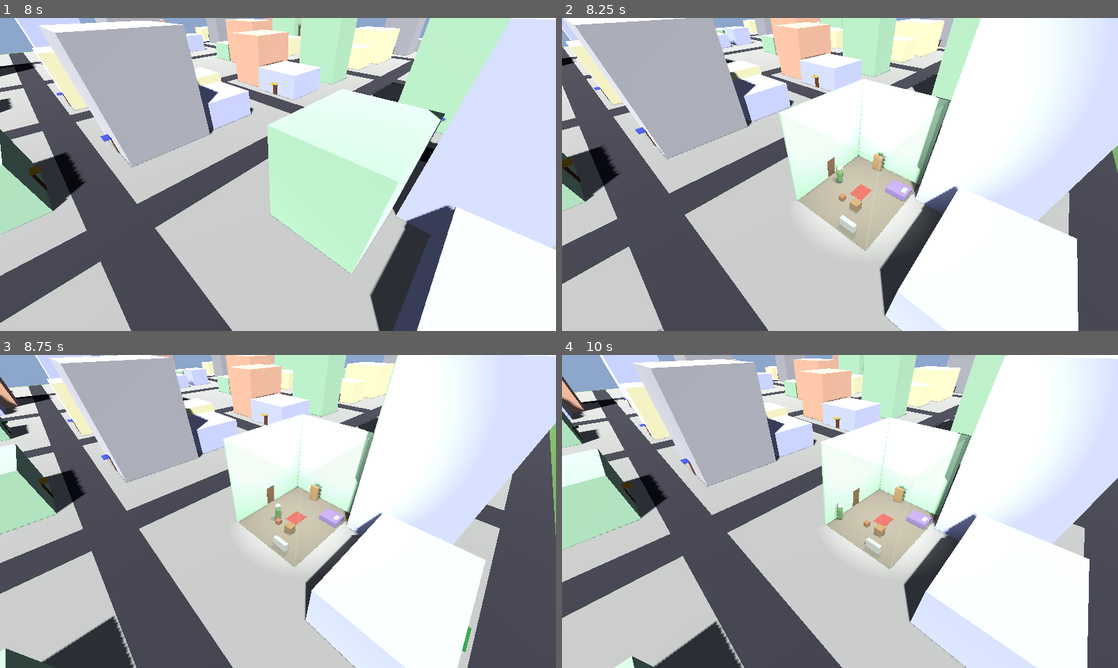
Above: before the commit, frames 1-4 (two rows, left to right).
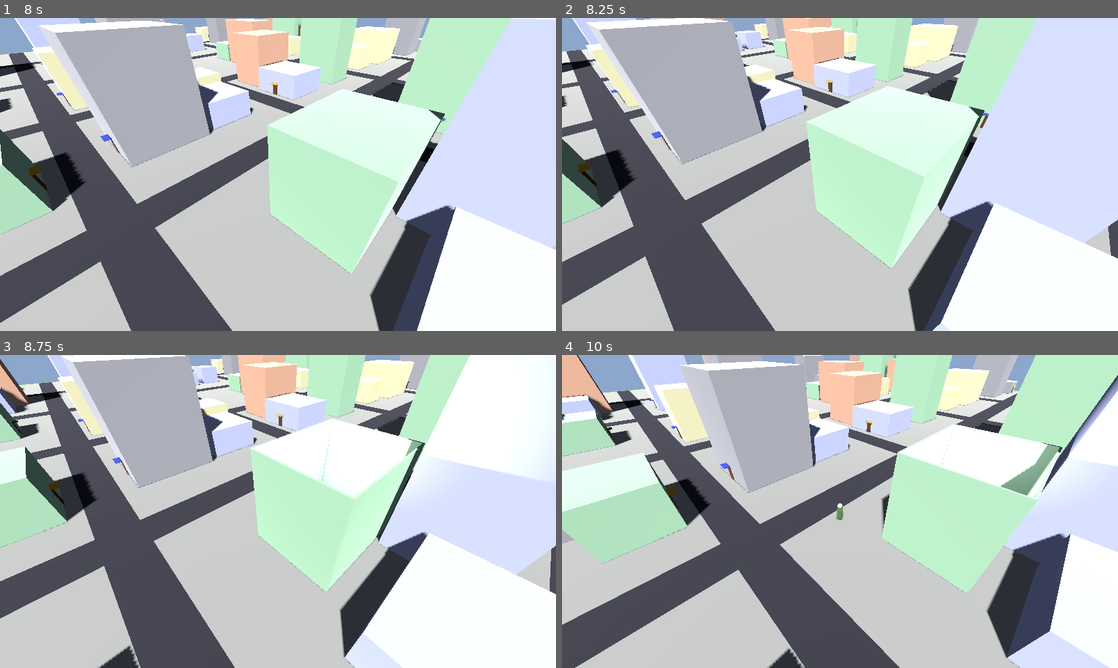
Above: after the commit, the same moments.

Repository: shaoqian2001/vibe-zombie
Game: Godot game, scene res://scenes/Main.tscn
Two runs of this game, one before a commit and one after it. Both use one fixed random seed, a clock stepped at 60 frames per second and the inputs below.
Inputs:
- Up to frame 1 (8 s): hold F (interact, bound only after the commit) 0.53-1.28 s; hold W (move_forward) 0.53-2.03 s; tap Shift (sprint) at 1.35, 5.85 s; tap F (interact, bound only after the commit) at 1.55, 2.85, 3.8, 4.35, 6.05, 7.35 s; hold F (interact, bound only after the commit) 2.03-2.78 s; hold A (move_left) 2.03-3.53 s; hold S (move_backward) 3.53-4.28 s; hold Shift (sprint) 3.53-4.28 s; hold D (move_right) 4.28-5.03 s; hold W (move_forward) 5.03-5.78 s; hold F (interact, bound only after the commit) 5.03-5.78 s; hold D (move_right) from 5.78 s (still down); hold F (interact, bound only after the commit) 6.53-7.28 s
- Up to frame 2 (8.25 s): release D (move_right) at 8.03 s; hold S (move_backward) from 8.03 s (still down); hold Shift (sprint) from 8.03 s (still down)
- Up to frame 3 (8.75 s): keep holding S (move_backward); keep holding Shift (sprint); tap F (interact, bound only after the commit) at 8.3 s
- Up to frame 4 (10 s): release S (move_backward) at 8.78 s; release Shift (sprint) at 8.78 s; hold A (move_left) 8.78-9.53 s; tap F (interact, bound only after the commit) at 8.85 s; hold W (move_forward) from 9.53 s (still down); hold F (interact, bound only after the commit) from 9.53 s (still down)

Frame 1 is identical in both runs. In frame 2, 46% of the frame differs, in the area x 0-100%, y 0-100%; in frame 3, 48%; in frame 4, 72%.

Commit message:
feat: F key to open/close doors, smooth enter/exit without teleport
Completely reworked building enter/exit system:

1. Press F near a closed door to open it. The exterior hides, interior
   spawns, and the player can walk freely in and out through the door
   gap — no teleporting.

2. Press F near an open door (while outside) to close it. The interior
   is removed and the exterior is restored.

3. Doors stay open once opened — the player can re-enter without
   pressing F again.

4. Inside detection is now position-based (player XZ within building
   bounds) instead of Area3D overlap, which is more reliable.

5. UI prompts update contextually:
   - Near closed door: "Press 'F' to open the door"
   - Near open door: "Press 'F' to close the door"
   - Inside building: "Inside: <type name>"

6. Removed the old cooldown hack and exit Area3D since they're no
   longer needed.

https://claude.ai/code/session_01DHWiNhD45CF2HdxzgtBsHD

Diff:
--- a/project.godot
+++ b/project.godot
@@ -49,6 +49,10 @@
 "deadzone": 0.5,
 "events": [Object(InputEventKey,"resource_local_to_scene":false,"resource_name":"","device":-1,"window_id":0,"alt_press …(196 unchanged characters)…
 }
+interact={
+"deadzone": 0.5,
+"events": [Object(InputEventKey,"resource_local_to_scene":false,"resource_name":"","device":-1,"window_id":0,"alt_pressed":false,"shift_pressed":false,"ctrl_pressed":false,"meta_pressed":false,"pressed":false,"keycode":0,"physical_keycode":70,"key_label":0,"unicode":102,"location":0,"echo":false,"script":null)]
+}
 
 [rendering]
 
--- a/scripts/building_interior.gd
+++ b/scripts/building_interior.gd
@@ -26,9 +26,6 @@
 var interior_depth: float
 var interior_height: float
 var wall_color: Color = WALL_COLOR
-
-# The exit door Area3D for detecting when player walks out
-var exit_area: Area3D
 
 # Wall tracking for camera-based transparency.
 # Each entry: { meshes: Array, normal: Vector3 }
@@ -60,7 +57,7 @@
 func _generate_interior() -> void:
 	_create_floor()
 	_create_walls()
-	_create_exit_door()
+	_create_door_frame()
 	_create_interior_light()
 
 	match building_type:
@@ -127,25 +124,14 @@
 		))
 	wall_sides.append({ meshes = front_meshes, normal = Vector3(0.0, 0.0, 1.0) })
 
-func _create_exit_door() -> void:
-	var d := interior_depth
-	# Visual door frame
+func _create_door_frame() -> void:
+	var d := interior_depth
+	# Visual door frame on the entrance side (+Z)
 	_add_box(
 		Vector3(0.0, 1.1, d * 0.5 + 0.1),
 		Vector3(1.2, 2.2, 0.08),
 		DOOR_COLOR, false
 	)
-
-	# Exit trigger area — player walks into this to leave
-	exit_area = Area3D.new()
-	exit_area.name = "ExitArea"
-	var cs := CollisionShape3D.new()
-	var shp := BoxShape3D.new()
-	shp.size = Vector3(1.4, 2.4, 1.2)
-	cs.shape = shp
-	exit_area.add_child(cs)
-	exit_area.position = Vector3(0.0, 1.2, d * 0.5 + 0.8)
-	add_child(exit_area)
 
 func _create_interior_light() -> void:
 	var light := OmniLight3D.new()
--- a/scripts/main.gd
+++ b/scripts/main.gd
@@ -4,9 +4,8 @@
 ## Wires up the camera → player link, handles player spawn,
 ## and manages seamless building enter / exit transitions.
 ##
-## Buildings are entered/exited by walking through the door — no key press.
-## The interior is spawned at the building's world position so the camera
-## and player position stay continuous (no jump).
+## Press F near a closed door to open it.  Once open the player can
+## walk freely in and out.  Press F near an open door to close it.
 
 const BuildingInterior = preload("res://scripts/building_interior.gd")
 
@@ -33,14 +32,10 @@
 var _prompt_label: Label = null
 
 # State
-var _nearby_building: Dictionary = {}
-var _inside_building: bool = false
-var _current_interior: Node3D = null
-var _current_building_info: Dictionary = {}
-
-# Cooldown to prevent instant re-enter after exiting
-var _transition_cooldown: float = 0.0
-const TRANSITION_COOLDOWN_TIME := 0.8
+var _nearby_building: Dictionary = {}   # building whose entrance area the player overlaps
+var _open_building: Dictionary = {}     # building whose door is currently open
+var _current_interior: Node3D = null    # interior node for the open building
+var _player_inside: bool = false        # whether the player is inside the open building
 
 func _ready() -> void:
 	var rng := RandomNumberGenerator.new()
@@ -54,12 +49,14 @@
 	await get_tree().process_frame
 	_connect_entrance_areas()
 
-func _process(delta: float) -> void:
+func _process(_delta: float) -> void:
+	_update_player_inside()
 	_update_prompt()
 	_update_interior_wall_visibility()
 
-	if _transition_cooldown > 0.0:
-		_transition_cooldown -= delta
+func _unhandled_input(event: InputEvent) -> void:
+	if event.is_action_pressed("interact"):
+		_handle_interact()
 
 # ------------------------------------------------------------------
 # UI
@@ -79,29 +76,32 @@
 	_prompt_label.add_theme_constant_override("shadow_offset_x", 2)
 	_prompt_label.add_theme_constant_override("shadow_offset_y", 2)
 	_prompt_label.anchors_preset = Control.PRESET_CENTER_BOTTOM
-	_prompt_label.position = Vector2(-150, -60)
-	_prompt_label.size = Vector2(300, 40)
+	_prompt_label.position = Vector2(-200, -60)
+	_prompt_label.size = Vector2(400, 40)
 	_prompt_label.visible = false
 	canvas.add_child(_prompt_label)
 
 func _update_prompt() -> void:
 	if _prompt_label == null:
 		return
-	if _inside_building:
-		var btype: int = _current_building_info.get("type", 0)
+
+	if _player_inside and not _open_building.is_empty():
+		var btype: int = _open_building.get("type", 0)
 		var type_name: String = BUILDING_TYPE_NAMES[btype] if btype < BUILDING_TYPE_NAMES.size() else "Building"
-		_prompt_label.text = "Inside: " + type_name + "  (walk to door to exit)"
+		_prompt_label.text = "Inside: " + type_name
 		_prompt_label.visible = true
 	elif not _nearby_building.is_empty():
-		var btype: int = _nearby_building.type
-		var type_name: String = BUILDING_TYPE_NAMES[btype] if btype < BUILDING_TYPE_NAMES.size() else "Building"
-		_prompt_label.text = type_name
+		var is_open: bool = _nearby_building.get("door_open", false)
+		if is_open:
+			_prompt_label.text = "Press 'F' to close the door"
+		else:
+			_prompt_label.text = "Press 'F' to open the door"
 		_prompt_label.visible = true
 	else:
 		_prompt_label.visible = false
 
 # ------------------------------------------------------------------
-# Entrance / exit area connections
+# Entrance area connections (proximity detection only)
 # ------------------------------------------------------------------
 
 func _connect_entrance_areas() -> void:
@@ -109,9 +109,7 @@
 		var area: Area3D = binfo.entrance_area
 		area.body_entered.connect(func(body: Node3D) -> void:
 			if body == player:
-				if not _inside_building and _transition_cooldown <= 0.0:
-					_nearby_building = binfo
-					_enter_building(binfo)
+				_nearby_building = binfo
 		)
 		area.body_exited.connect(func(body: Node3D) -> void:
 			if body == player and _nearby_building == binfo:
@@ -119,18 +117,43 @@
 		)
 
 # ------------------------------------------------------------------
-# Enter building — seamless in-place transition
-# ------------------------------------------------------------------
-
-func _enter_building(binfo: Dictionary) -> void:
-	_inside_building = true
-	_current_building_info = binfo
-	_transition_cooldown = TRANSITION_COOLDOWN_TIME
-
-	# Hide the entered building's exterior completely
+# Interact (F key)
+# ------------------------------------------------------------------
+
+func _handle_interact() -> void:
+	if _nearby_building.is_empty():
+		return
+
+	var is_open: bool = _nearby_building.get("door_open", false)
+	if is_open:
+		# Don't close while player is inside
+		if _player_inside:
+			return
+		_close_door()
+	else:
+		_open_door(_nearby_building)
+
+# ------------------------------------------------------------------
+# Open door
+# ------------------------------------------------------------------
+
+func _open_door(binfo: Dictionary) -> void:
+	# Close any previously open building first
+	if not _open_building.is_empty():
+		_close_door()
+
+	binfo.door_open = true
+	_open_building = binfo
+
+	# Hide exterior mesh
 	var building_node: MeshInstance3D = binfo.node
 	building_node.visible = false
-	# Disable exterior collision for this building
+
+	# Hide the door panel
+	var door_mi: MeshInstance3D = binfo.door_mesh
+	door_mi.visible = false
+
+	# Disable exterior collision so player can walk inside
 	for child in building_node.get_children():
 		if child is StaticBody3D:
 			child.process_mode = Node.PROCESS_MODE_DISABLED
@@ -138,17 +161,10 @@
 				if sub is CollisionShape3D:
 					(sub as CollisionShape3D).disabled = true
 
-	# Disable all entrance areas while inside
-	for bi in world.buildings:
-		var a: Area3D = bi.entrance_area
-		a.monitoring = false
-		a.monitorable = false
-
-	# Compute building centre at ground level
+	# Create interior at the building's world position
 	var bpos: Vector3 = building_node.position
 	var building_ground := Vector3(bpos.x, 0.0, bpos.z)
 
-	# Create interior at the building's world position
 	_current_interior = Node3D.new()
 	_current_interior.name = "BuildingInterior"
 	_current_interior.set_script(BuildingInterior)
@@ -156,7 +172,6 @@
 
 	var facing: Vector3 = binfo.entrance_facing
 	# When entrance faces ±X the interior rotates 90°, so local X↔Z swap.
-	# Swap width/depth so the interior walls align with the exterior box.
 	var iw: float = binfo.width
 	var id: float = binfo.depth
 	if absf(facing.x) > 0.5:
@@ -168,32 +183,25 @@
 		building_ground, facing, binfo.color
 	)
 
-	# Move player just inside the entrance (small step inward from door)
-	# The entrance is on the +Z side of the interior (in local space).
-	# Inward = -Z in local space. Transform to world space.
-	var inward_local := Vector3(0.0, 0.0, id * 0.35)
-	var inward_world := _current_interior.global_transform * inward_local
-	player.global_position = Vector3(inward_world.x, 0.1, inward_world.z)
-	player.velocity = Vector3.ZERO
-
-	# Connect exit area
-	if _current_interior.exit_area:
-		_current_interior.exit_area.body_entered.connect(func(body: Node3D) -> void:
-			if body == player and _inside_building and _transition_cooldown <= 0.0:
-				_exit_building()
-		)
-
-# ------------------------------------------------------------------
-# Exit building — seamless return to outdoor
-# ------------------------------------------------------------------
-
-func _exit_building() -> void:
-	_inside_building = false
-	_transition_cooldown = TRANSITION_COOLDOWN_TIME
-
-	# Restore the building's exterior mesh
-	var building_node: MeshInstance3D = _current_building_info.node
+# ------------------------------------------------------------------
+# Close door
+# ------------------------------------------------------------------
+
+func _close_door() -> void:
+	if _open_building.is_empty():
+		return
+
+	_open_building.door_open = false
+
+	# Restore exterior mesh
+	var building_node: MeshInstance3D = _open_building.node
 	building_node.visible = true
+
+	# Show the door panel again
+	var door_mi: MeshInstance3D = _open_building.door_mesh
+	door_mi.visible = true
+
+	# Re-enable exterior collision
 	for child in building_node.get_children():
 		if child is StaticBody3D:
 			child.process_mode = Node.PROCESS_MODE_INHERIT
@@ -201,32 +209,36 @@
 				if sub is CollisionShape3D:
 					(sub as CollisionShape3D).disabled = false
 
-	# Place player just outside the entrance
-	var facing: Vector3 = _current_building_info.entrance_facing
-	var entrance_pos: Vector3 = _current_building_info.entrance_pos
-	player.global_position = entrance_pos + facing * 1.2 + Vector3(0.0, 0.1, 0.0)
-	player.velocity = Vector3.ZERO
-
 	# Remove interior
 	if _current_interior:
 		_current_interior.queue_free()
 		_current_interior = null
 
-	# Re-enable entrance areas
-	for bi in world.buildings:
-		var a: Area3D = bi.entrance_area
-		a.monitoring = true
-		a.monitorable = true
-
-	_current_building_info = {}
-	_nearby_building = {}
+	_open_building = {}
+	_player_inside = false
+
+# ------------------------------------------------------------------
+# Position-based inside detection
+# ------------------------------------------------------------------
+
+func _update_player_inside() -> void:
+	if _open_building.is_empty():
+		_player_inside = false
+		return
+	var bpos: Vector3 = _open_building.node.position
+	var hw: float = _open_building.width * 0.5
+	var hd: float = _open_building.depth * 0.5
+	var px: float = player.global_position.x
+	var pz: float = player.global_position.z
+	_player_inside = (px > bpos.x - hw and px < bpos.x + hw
+		and pz > bpos.z - hd and pz < bpos.z + hd)
 
 # ------------------------------------------------------------------
 # Interior wall visibility based on camera angle
 # ------------------------------------------------------------------
 
 func _update_interior_wall_visibility() -> void:
-	if not _inside_building or _current_interior == null:
+	if not _player_inside or _current_interior == null:
 		return
 	# Camera direction in world space (from player toward camera)
 	var cam_dir := camera.global_position - player.global_position
--- a/scripts/world.gd
+++ b/scripts/world.gd
@@ -215,7 +215,7 @@
 	var entrance_pos := _compute_entrance_position(pos, w, h, d, entrance_dir)
 
 	# --- Create visual door ---
-	_create_door(entrance_pos, entrance_dir, color)
+	var door_mi := _create_door(entrance_pos, entrance_dir, color)
 
 	# --- Create entrance trigger area ---
 	var entrance_area := _create_entrance_area(entrance_pos, entrance_dir)
@@ -223,6 +223,7 @@
 	# Store building info for the main scene to use
 	buildings.append({
 		node = mi,
+		door_mesh = door_mi,
 		entrance_area = entrance_area,
 		type = btype,
 		width = w,
@@ -231,6 +232,7 @@
 		color = color,
 		entrance_pos = entrance_pos,
 		entrance_facing = entrance_dir,
+		door_open = false,
 	})
 
 ## Pick the building face closest to the edge of the block (nearest road).
@@ -263,7 +265,7 @@
 	else:
 		return Vector3(pos.x, ground_y, pos.z + facing.z * d * 0.5)
 
-func _create_door(entrance_pos: Vector3, facing: Vector3, building_color: Color) -> void:
+func _create_door(entrance_pos: Vector3, facing: Vector3, building_color: Color) -> MeshInstance3D:
 	var door_w := 1.0
 	var door_h := 2.0
 
@@ -281,6 +283,7 @@
 
 	door_mesh.material = door_mat
 	door_mi.mesh = door_mesh
+	door_mi.name = "Door"
 	door_mi.position = entrance_pos + Vector3(facing.x * 0.05, door_h * 0.5, facing.z * 0.05)
 	add_child(door_mi)
 
@@ -305,6 +308,8 @@
 		facing.z * 0.4
 	)
 	add_child(awning_mi)
+
+	return door_mi
 
 func _create_entrance_area(entrance_pos: Vector3, facing: Vector3) -> Area3D:
 	var area := Area3D.new()
